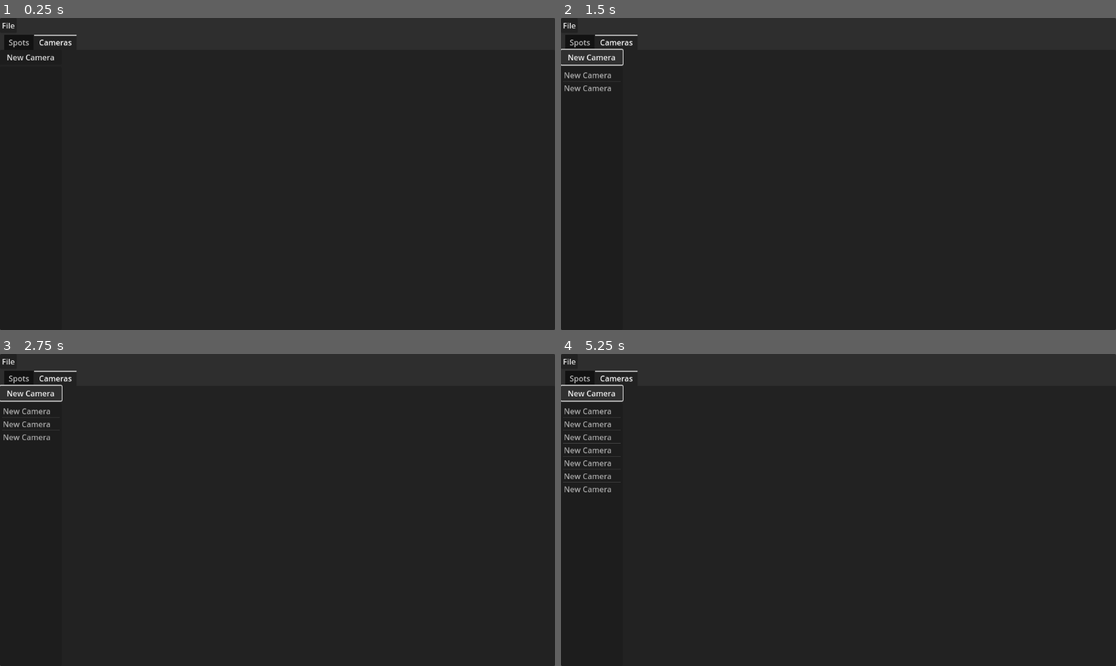
Above: before the commit, frames 1-4 (two rows, left to right).
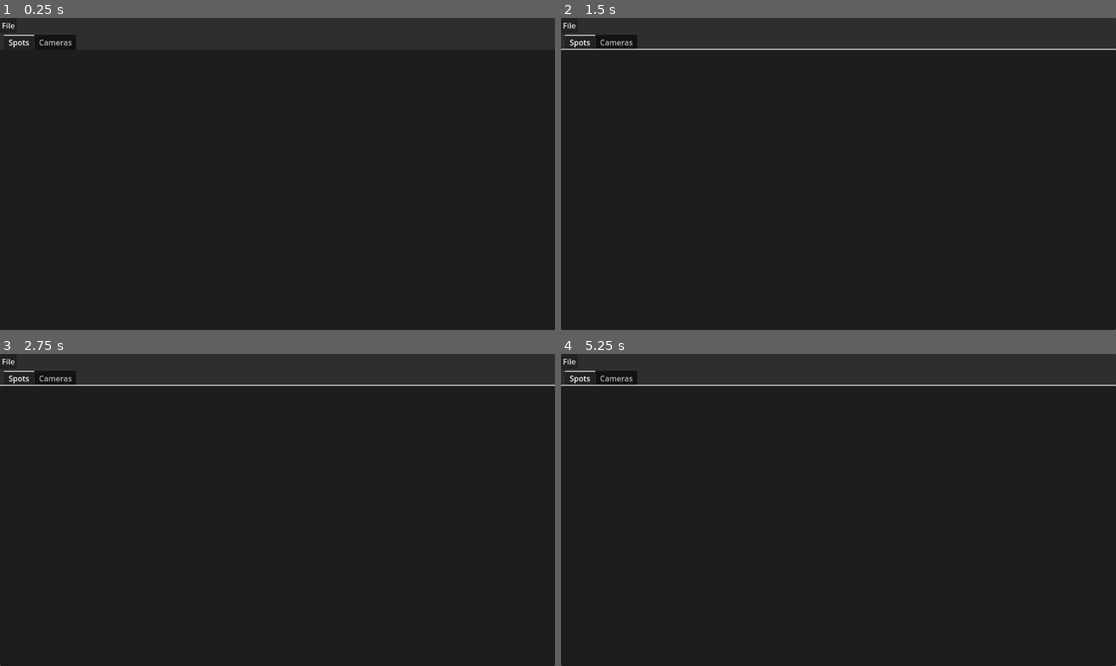
Above: after the commit, the same moments.

Repository: namelessvoid/WildLifeSpot
Game: Godot game, scene res://ui/main_scene.tscn
Same seed, same stepped clock (60 frames per second), same inputs: the game is played once before the commit and once after it. The engine's default icon, where the game draws it, is replaced by a stand-in: a white triangle on a blue panel in a dark square.
Inputs (mouse positions are in pixels of both pictures, inside the frame that each line leads up to):
- Up to frame 1 (0.25 s): no input
- Up to frame 2 (1.5 s): click (594, 58) at 0.5 s, where only the run before the commit has a clickable "New Camera"; click (594, 58) at 1.25 s, where only the run before the commit has a clickable "New Camera"
- Up to frame 3 (2.75 s): click (33, 394) at 2 s, where only the run before the commit has a clickable "New Camera"
- Up to frame 4 (5.25 s): tap Enter at 2.75, 4.25 s; tap Space at 3.5, 5 s

The runs differ from the first frame. In frame 1, 0.2% of the frame differs, in the area x 0-14%, y 5-14%; in frame 2, 0.9%; in frame 3, 1.0%; in frame 4, 1.3%, in the area x 0-100%, y 5-100%.

Commit message:
feat: Initial setup of Spots tab

Diff:
--- a/ui/main_ui.tscn
+++ b/ui/main_ui.tscn
@@ -1,7 +1,8 @@
-[gd_scene load_steps=4 format=3 uid="uid://ds4u6yauu4ssm"]
+[gd_scene load_steps=5 format=3 uid="uid://ds4u6yauu4ssm"]
 
 [ext_resource type="Script" uid="uid://cm6fh1dlhfk7j" path="res://ui/main_ui.gd" id="1_m6rnm"]
 [ext_resource type="Script" uid="uid://dmbndfqbtf8jo" path="res://ui/cameras_tab.gd" id="1_usf5r"]
+[ext_resource type="Script" uid="uid://cowrd2c6oifb1" path="res://ui/spots_tab.gd" id="2_x3h8h"]
 [ext_resource type="PackedScene" uid="uid://dwlxt0iprcf8c" path="res://ui/bulk_spot_window.tscn" id="3_2unuh"]
 
 [node name="MainUi" type="Control"]
@@ -38,15 +39,37 @@
 [node name="TabContainer" type="TabContainer" parent="Panel/VBoxContainer"]
 layout_mode = 2
 size_flags_vertical = 3
-current_tab = 1
+current_tab = 0
 
 [node name="Spots" type="Control" parent="Panel/VBoxContainer/TabContainer"]
-visible = false
 layout_mode = 2
+script = ExtResource("2_x3h8h")
 metadata/_tab_index = 0
+
+[node name="HSplitContainer" type="HSplitContainer" parent="Panel/VBoxContainer/TabContainer/Spots"]
+layout_mode = 1
+anchors_preset = 15
+anchor_right = 1.0
+anchor_bottom = 1.0
+grow_horizontal = 2
+grow_vertical = 2
+split_offset = 128
+
+[node name="SpotDaysContainer" type="VBoxContainer" parent="Panel/VBoxContainer/TabContainer/Spots/HSplitContainer"]
+layout_mode = 2
+
+[node name="DayList" type="ItemList" parent="Panel/VBoxContainer/TabContainer/Spots/HSplitContainer/SpotDaysContainer"]
+unique_name_in_owner = true
+layout_mode = 2
+size_flags_vertical = 3
+
+[node name="SpotDetailsContainer" type="VBoxContainer" parent="Panel/VBoxContainer/TabContainer/Spots/HSplitContainer"]
+unique_name_in_owner = true
+layout_mode = 2
 
 [node name="Cameras" type="Control" parent="Panel/VBoxContainer/TabContainer"]
 unique_name_in_owner = true
+visible = false
 layout_mode = 2
 script = ExtResource("1_usf5r")
 metadata/_tab_index = 1
--- /dev/null
+++ b/ui/spots_tab.gd
@@ -0,0 +1,7 @@
+extends Control
+
+@onready var _day_list: ItemList = %DayList
+@onready var _spot_details_container: VBoxContainer = %SpotDetailsContainer
+
+func _ready():
+	_spot_details_container.visible = false
Not shown, added: ui/spots_tab.gd.uid
